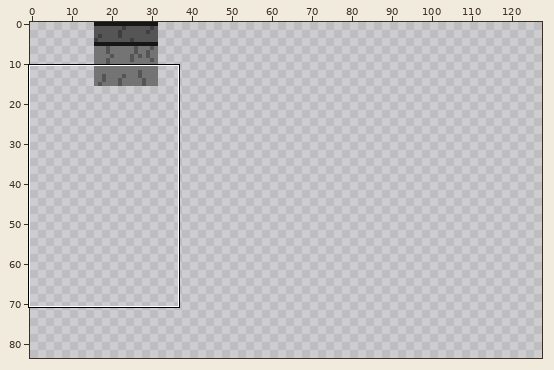
Pixel-art file, stored at SpriteJason/TilesWalls.aseprite. The picture above shows the old version from afar; the outline marks the close-up.
Close-up. As it was:
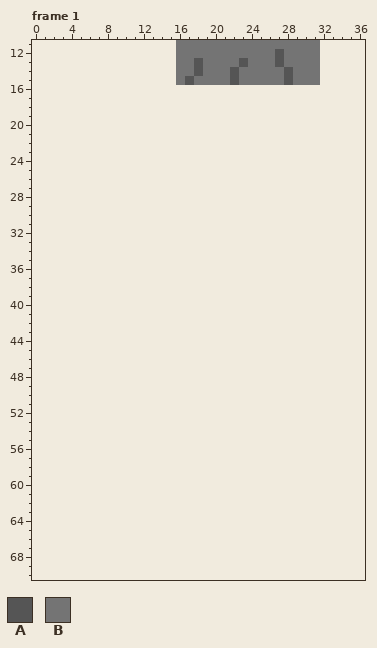
16x16 pixels, 14 frames. Shown: frame 1: x 0..36, y 11..70. The old version is drawn lined up with the new one, on the new canvas. The wide view leaves out empty margins. The commit also changed other frames or places, which this record leaves out.
Palette (. is transparent): A #555555  B #747474
Pixels before, frame 1, first column x 16:
11 BBBBBBBBBBBBBBBB
12 BBBBBBBBBBBABBBB
13 BBABBBBABBBABBBB
14 BBABBBABBBBBABBB
15 BABBBBABBBBBABBB
The same view after the edit:
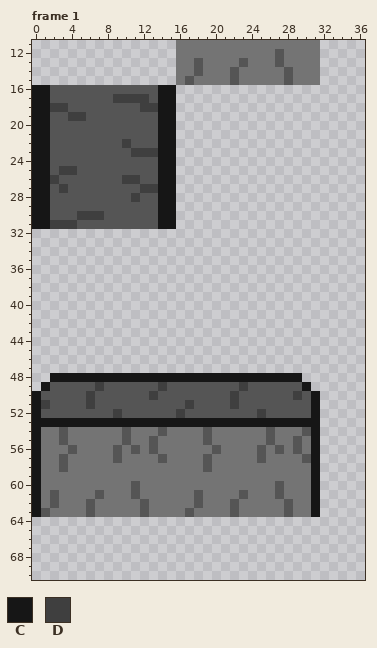
Colours new in this view: C #161616  D #3f3f3f
The edit:
canvas 16x16 -> 128x128, the old top-left corner now at 16,0
Changed rows in their new state; - is an unchanged pixel.
Frame 1:
first column x 0:
16 CCAAAAAAAAAAAACC
17 CCAAAAAAADDDDACC
18 CCDDAAAAAAAADDCC
19 CCAADDAAAAAAAACC
20 CCAAAAAAAAAAAACC
21 CCAAAAAAAAAAAACC
22 CCAAAAAAAADAAACC
23 CCAAAAAAAAADDDCC
24 CCAAAAAAAAAAAACC
25 CCADDAAAAAAAAACC
26 CCDAAAAAAADDAACC
27 CCADAAAAAAAADDCC
28 CCAAAAAAAAADAACC
29 CCAAAAAAAAAAAACC
30 CCAAADDDAAAAAACC
31 CCDDDAAAAAAAAACC
first column x 0:
48 --CCCCCCCCCCCCCCCCCCCCCCCCCCCC--
49 -CAAAAADAAAAAADAAAAAAAADAAAAAAC-
50 CAAAAADAAAAAADAAAAAAAADAAAAAADAC
51 CDAAAADAAAAAAAAAADAAAADAAAAAAAAC
52 CAAAAAAAADAAAAAADAAAAAAAADAAAAAC
53 CCCCCCCCCCCCCCCCCCCCCCCCCCCCCCCC
54 CBBABBBBBBABBBABBBBABBBBBBABBBAC
55 CBBABBBBBBABBABBBBBABBBBBBABBABC
56 CBBBABBBBABABABBBBBBABBBBABABABC
57 CBBABBBBBABBBBABBBBABBBBBABBBBAC
58 CBBABBBBBBBBBBBBBBBABBBBBBBBBBBC
59 CBBBBBBBBBBBBBBBBBBBBBBBBBBBBBBC
60 CBBBBBBBBBBABBBBBBBBBBBBBBBABBBC
61 CBABBBBABBBABBBBBBABBBBABBBABBBC
62 CBABBBABBBBBABBBBBABBBABBBBBABBC
63 CABBBBABBBBBABBBBABBBBABBBBBABBC
Where, in picture pixels (left, top, right, bottom), the same in both close-ups:
added: (32, 85, 176, 229)
added: (32, 373, 320, 517)
